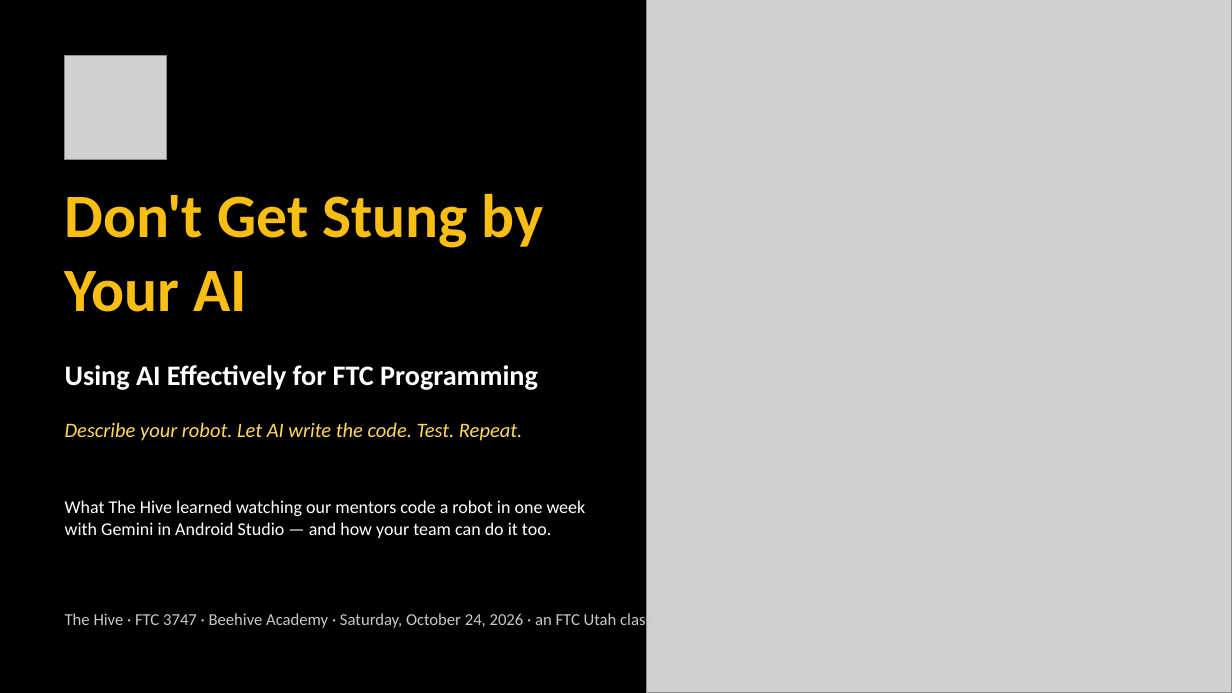
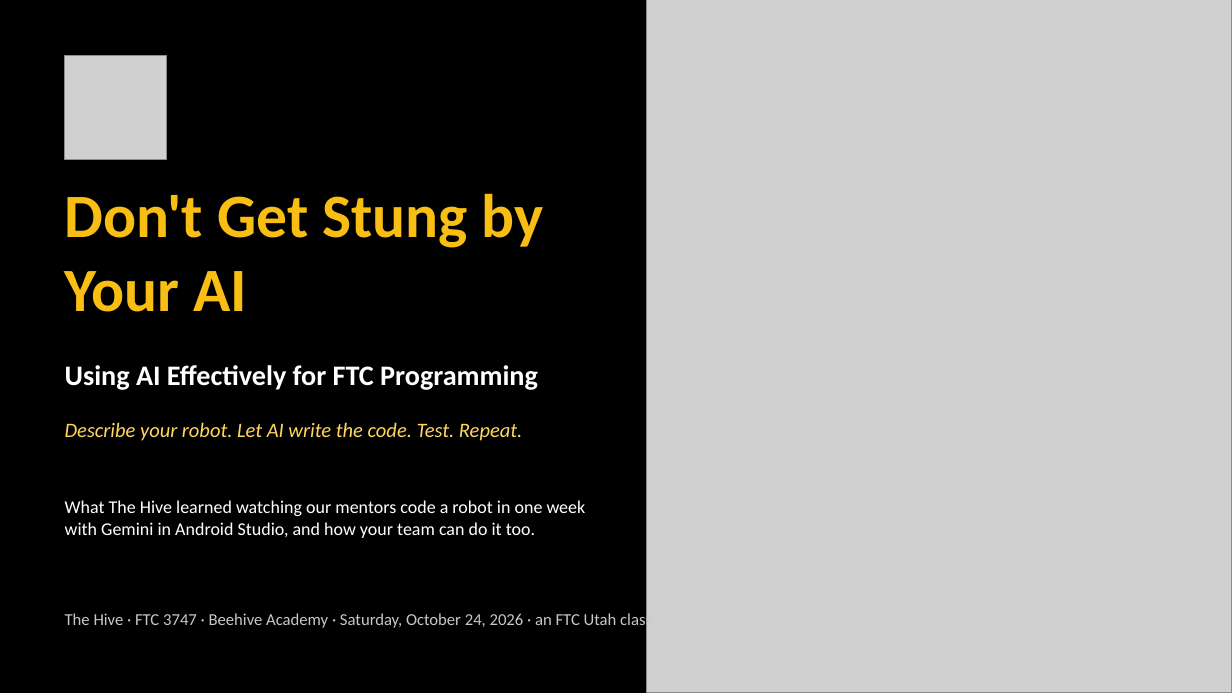
Before and after one commit to The-Hive-3747/Teaching-AI-Coding, a slide deck: slide 1 of slides/kickoff.pptx. Drawn at 1232x693 pixels with LibreOffice and Linux fonts; fonts in the diff are those of the drawing; grey boxes stand for pictures. Boxes give left, top, right and bottom in pixels: in the first picture for what was removed or moved away, otherwise in the second. Text is boxed around its words. In the diff, an @@ line names an element or a change of style, - is before the commit and + after.

```diff
--- a/slides/kickoff.pptx
+++ b/slides/kickoff.pptx
@@ text at (65, 500, 586, 538): text changed @@
-What The Hive learned watching our mentors code a robot in one week with Gemini in Android Studio — and how your team can do it too.
+What The Hive learned watching our mentors code a robot in one week with Gemini in Android Studio, and how your team can do it too.
```
Also in this commit, not shown: 18 other slides changed, 43 other files.
